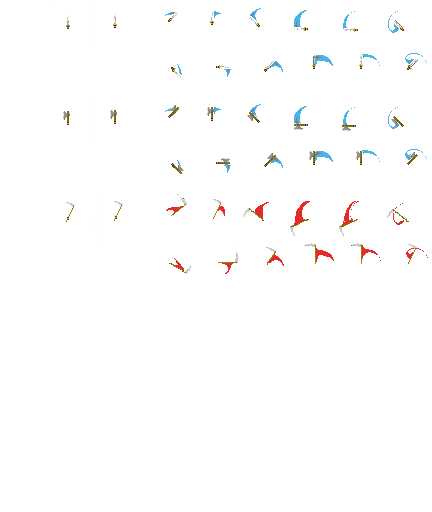
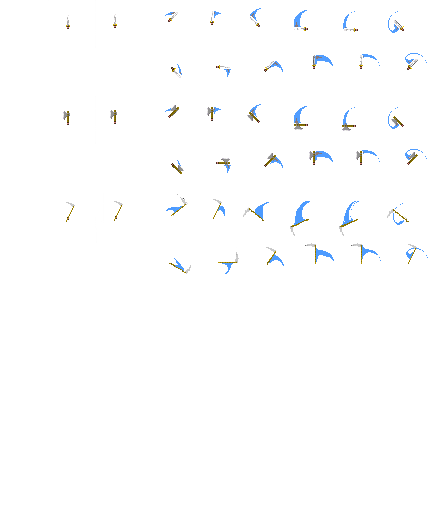
Two versions of the same layered image (432x512). Layer-by-layer changes:
painted on "swing4" over [165, 8, 428, 274]
